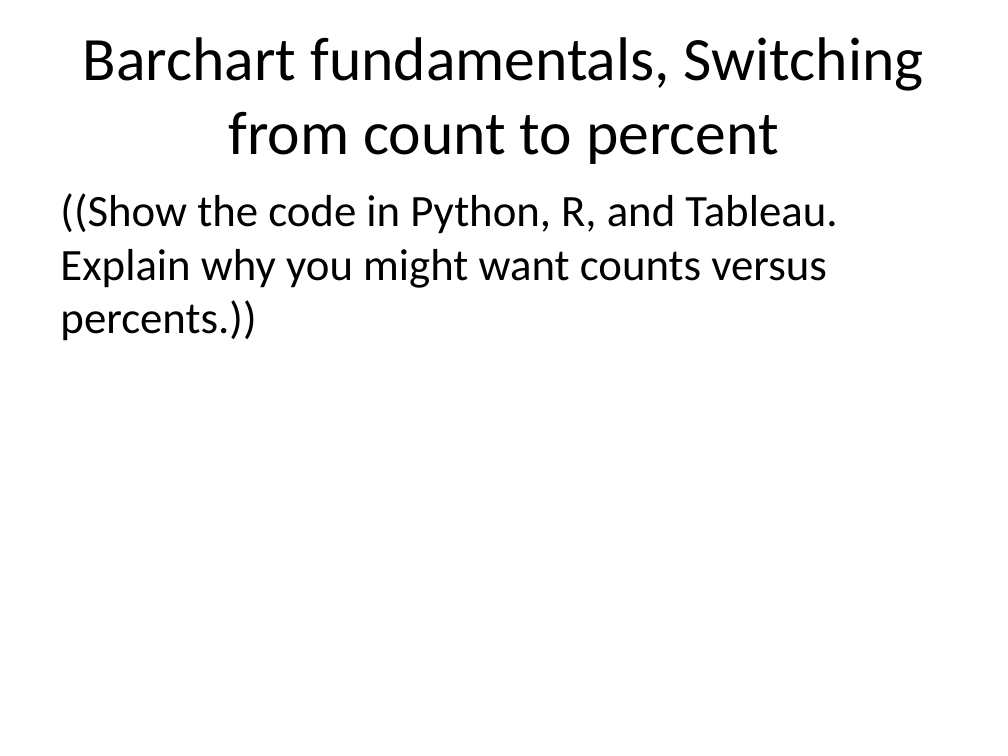
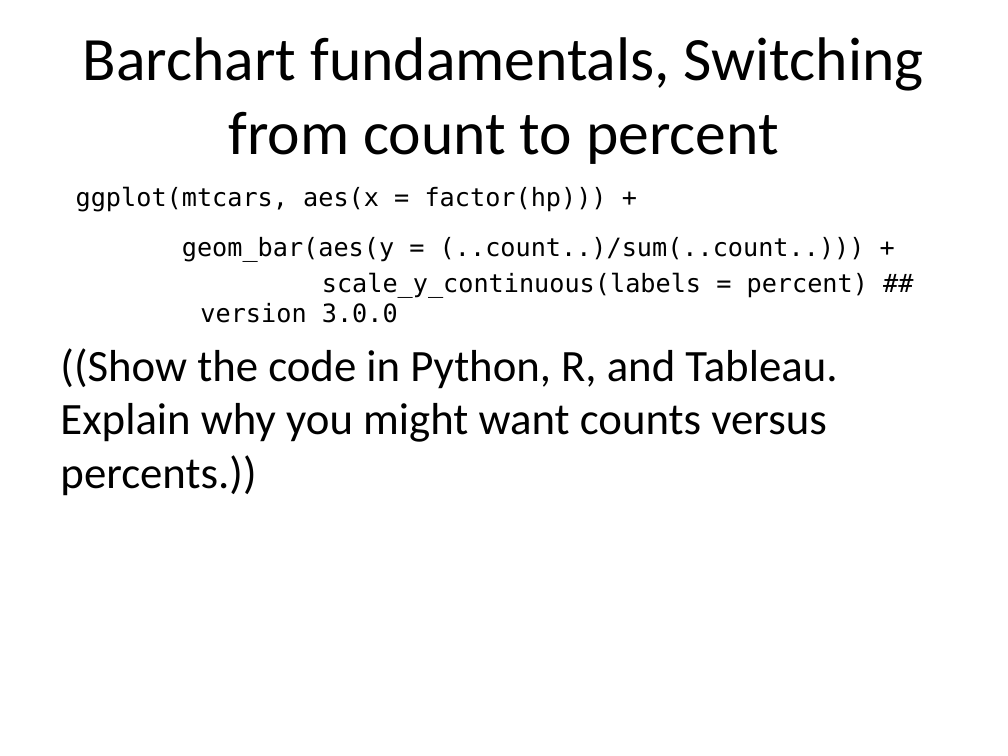
Before and after one commit to pmean/data-visualization, a slide deck: slide 51 of data-viz-02/component/fundamentals.pptx (slide 44 before the commit). Drawn at 1008x756 pixels with LibreOffice and Linux fonts; fonts in the diff are those of the drawing. Boxes give left, top, right and bottom in pixels: in the first picture for what was removed or moved away, otherwise in the second. Text is boxed around its words. In the diff, an @@ line names an element or a change of style, - is before the commit and + after.

```diff
--- a/data-viz-02/component/fundamentals.pptx
+++ b/data-viz-02/component/fundamentals.pptx
@@ text at box(76, 186, 868, 323): paragraph added @@
+ggplot(mtcars, aes(x = factor(hp))) +
+geom_bar(aes(y = (..count..)/sum(..count..))) +
+scale_y_continuous(labels = percent) ## version 3.0.0
```
Also in this commit, not shown: 5 other slides changed, 10 slides added, 1 slide removed, 25 other files.
